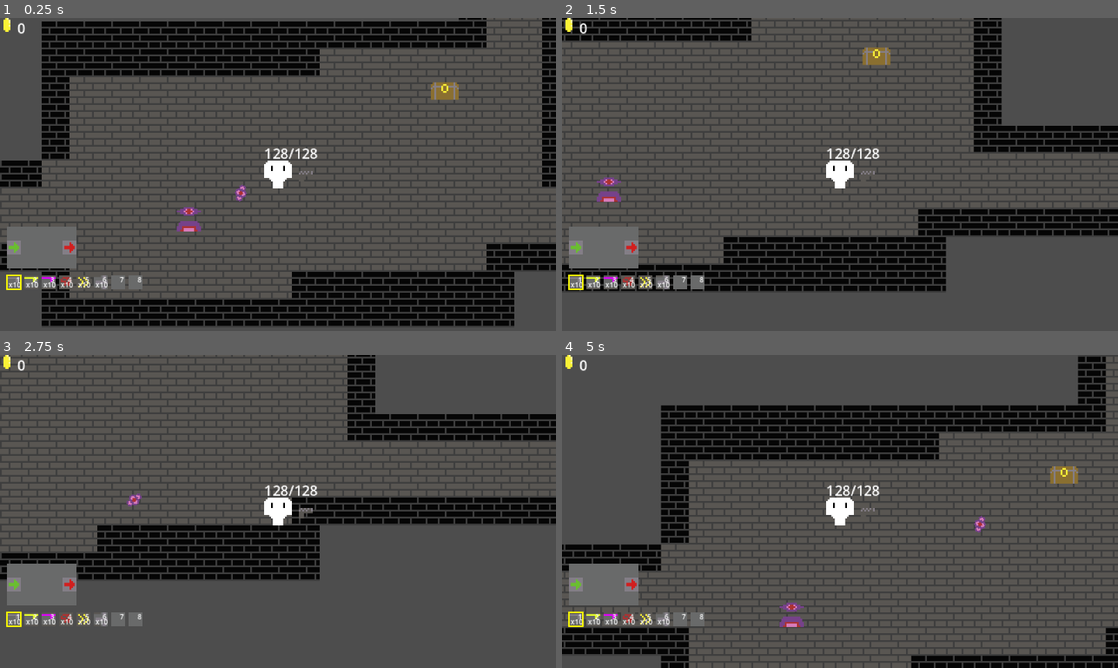
Above: before the commit, frames 1-4 (two rows, left to right).
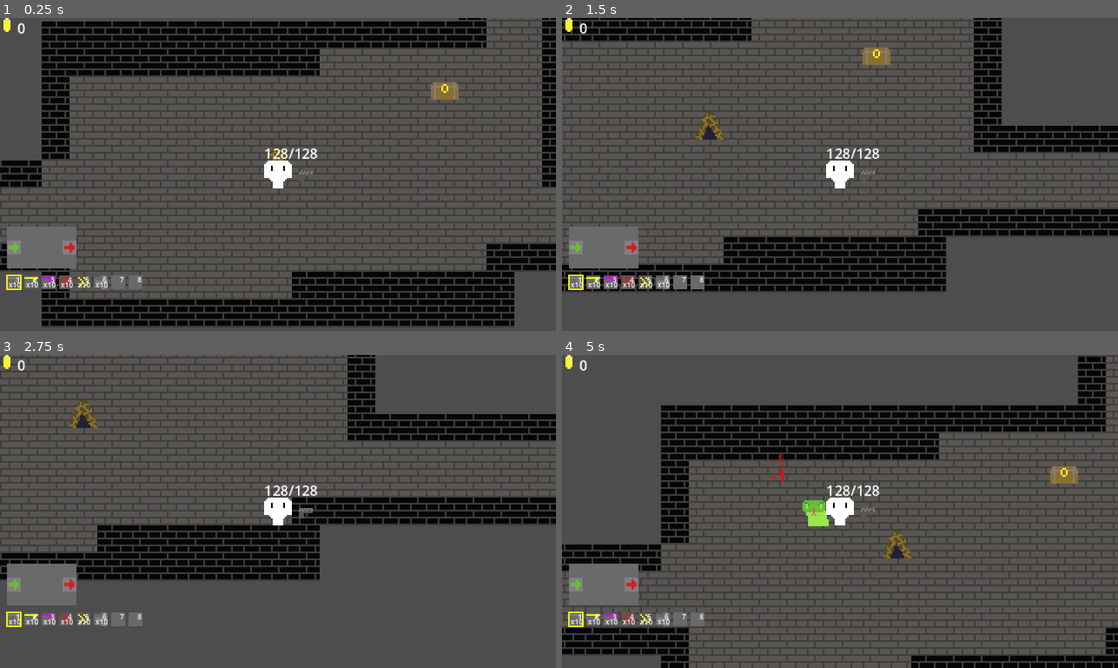
Above: after the commit, the same moments.

Repository: Kimbix/gun-factory-game
Game: Godot game, scene res://main.tscn
Two runs of this game, one before a commit and one after it. Both use one fixed random seed, a clock stepped at 60 frames per second and the inputs below.
Inputs (mouse positions are in pixels of both pictures, inside the frame that each line leads up to):
- Up to frame 1 (0.25 s): no input
- Up to frame 2 (1.5 s): tap Enter at 0.5 s; move the mouse to (962, 158) at 0.52 s; press the mouse at (962, 158) at 0.53 s; hold D (move_right) 0.53-1.28 s; move the mouse to (728, 190) at 1.27 s; release the mouse at (728, 190) at 1.28 s; hold S (move_down) from 1.28 s (still down); tap E (interact) at 1.35 s
- Up to frame 3 (2.75 s): move the mouse to (333, 442) at 2.02 s; release S (move_down) at 2.03 s; hold D (move_right) from 2.03 s (still down); tap 1 at 2.1 s
- Up to frame 4 (5 s): move the mouse to (812, 574) at 2.77 s; release D (move_right) at 2.78 s; hold W (move_up) 2.78-3.53 s; tap 2 at 2.85 s; move the mouse to (1006, 558) at 3.52 s; hold A (move_left) from 3.53 s (still down); tap 3 at 3.6 s; move the mouse to (673, 464) at 4.27 s; tap 4 at 4.35 s

The runs differ from the first frame. In frame 1, 0.4% of the frame differs, in the area x 31-52%, y 41-69%; in frame 2, 0.5%; in frame 3, 0.4%; in frame 4, 1.0%, in the area x 37-77%, y 31-87%.

Commit message:
add MagicEnemy – applies 75% factory speed debuff while in range; non-stacking via Gun.slow_count

Diff:
--- a/assets/rooms/room_1.tscn
+++ b/assets/rooms/room_1.tscn
@@ -4,7 +4,7 @@
 [ext_resource type="TileSet" uid="uid://bakby8fee5i1o" path="res://assets/terrain/terrain_tileset.tres" id="2_is5ow"]
 [ext_resource type="PackedScene" uid="uid://c1kky74w3bq7x" path="res://chest.tscn" id="3_pxa42"]
 [ext_resource type="Resource" uid="uid://dmk4wvxx8aurd" path="res://assets/loot/chest_loot.tres" id="4_33g14"]
-[ext_resource type="PackedScene" path="res://shoot_enemy.tscn" id="5_33g14"]
+[ext_resource type="PackedScene" path="res://snake_spawner.tscn" id="5_33g14"]
 
 [node name="Room" type="Node2D" unique_id=650232048]
 script = ExtResource("1_4ikea")
@@ -27,5 +27,5 @@
 position = Vector2(40, 40)
 loot_table = ExtResource("4_33g14")
 
-[node name="ShootEnemy" parent="." unique_id=1485300768 instance=ExtResource("5_33g14")]
-position = Vector2(184, 112)
+[node name="SnakeSpawner" parent="." unique_id=1707322472 instance=ExtResource("5_33g14")]
+position = Vector2(136, 80)
--- /dev/null
+++ b/magic_enemy.tscn
@@ -0,0 +1,18 @@
+[gd_scene format=3]
+
+[ext_resource type="Texture2D" path="res://assets/entities/spr_magicEnemy.png" id="1"]
+[ext_resource type="Script" path="res://scripts/enemies/magic_enemy.gd" id="2"]
+
+[sub_resource type="RectangleShape2D" id="RectShape"]
+size = Vector2(16, 16)
+
+[node name="MagicEnemy" type="CharacterBody2D"]
+collision_layer = 2
+collision_mask = 1
+script = ExtResource("2")
+
+[node name="Sprite2D" type="Sprite2D" parent="."]
+texture = ExtResource("1")
+
+[node name="CollisionShape2D" type="CollisionShape2D" parent="."]
+shape = SubResource("RectShape")
--- /dev/null
+++ b/scripts/enemies/magic_enemy.gd
@@ -0,0 +1,92 @@
+class_name MagicEnemy
+extends CharacterBody2D
+
+@export var health: float = 3.0
+@export var speed: float = 40.0
+@export var slow_radius: float = 250.0
+@export var coin_drop_min: int = 2
+@export var coin_drop_max: int = 4
+
+var _player: Node2D
+var _gun: Node2D
+var _hit_flash_timer: float = 0.0
+var _debuff_applied: bool = false
+
+const COIN_PICKUP := preload("res://coin_pickup.tscn")
+
+
+func _ready() -> void:
+	for child in get_tree().root.get_children():
+		_find_player(child)
+
+
+func _find_player(node: Node) -> bool:
+	if node is Player:
+		_player = node
+		_gun = node.get_node_or_null("Gun")
+		return true
+	for child in node.get_children():
+		if _find_player(child):
+			return true
+	return false
+
+
+func _physics_process(delta: float) -> void:
+	if _hit_flash_timer > 0.0:
+		_hit_flash_timer -= delta
+		modulate = Color.WHITE.lerp(Color.RED, _hit_flash_timer / 0.15)
+	elif modulate != Color.WHITE:
+		modulate = Color.WHITE
+
+	if _player == null:
+		return
+
+	var dir := (_player.global_position - global_position)
+	var dist := dir.length()
+
+	if dist > slow_radius * 0.7:
+		velocity = dir.normalized() * speed
+	else:
+		var strafe := Vector2(dir.y, -dir.x).normalized()
+		var side := 1 if int(floori(dist * 0.1)) % 2 == 0 else -1
+		velocity = strafe * speed * side + dir.normalized() * speed * 0.3
+
+	move_and_slide()
+
+	if not _debuff_applied and dist <= slow_radius and _gun != null and _gun.has_method(&"apply_slow"):
+		_gun.apply_slow()
+		_debuff_applied = true
+	elif _debuff_applied and dist > slow_radius and _gun != null and _gun.has_method(&"remove_slow"):
+		_gun.remove_slow()
+		_debuff_applied = false
+
+
+func _exit_tree() -> void:
+	if _debuff_applied and _gun != null and _gun.has_method(&"remove_slow"):
+		_gun.remove_slow()
+
+
+func hit(stats: Dictionary) -> void:
+	var damage: float = stats.get("damage", 1.0) + stats.get("damage_bonus", 0.0)
+	health -= damage
+	_hit_flash_timer = 0.15
+	if health <= 0.0:
+		_die()
+
+
+func _die() -> void:
+	if _debuff_applied and _gun != null and _gun.has_method(&"remove_slow"):
+		_gun.remove_slow()
+		_debuff_applied = false
+	call_deferred(&"_spawn_coins_and_free")
+
+
+func _spawn_coins_and_free() -> void:
+	var parent := get_parent()
+	if parent == null:
+		return
+	for i in randi_range(coin_drop_min, coin_drop_max):
+		var coin := COIN_PICKUP.instantiate()
+		coin.position = position + Vector2(randi_range(-8, 8), randi_range(-8, 8))
+		parent.add_child(coin)
+	queue_free()
--- a/scripts/weapons/gun.gd
+++ b/scripts/weapons/gun.gd
@@ -59,6 +59,9 @@
 var _fire_queue: Array[Item] = []
 var _fire_timer: float = 0.0
 
+var speed_multiplier: float = 1.0
+var _slow_count: int = 0
+
 
 func _ready() -> void:
 	var sprite := Sprite2D.new()
@@ -91,14 +94,15 @@
 
 
 func _process(delta: float) -> void:
+	var effective_interval := tick_interval / speed_multiplier
 	_timer += delta
 	if tick_interval > 0.0:
-		while _timer >= tick_interval:
-			_timer -= tick_interval
+		while _timer >= effective_interval:
+			_timer -= effective_interval
 			_inject_from_input_chamber()
 			_drain_output_ports()
 			grid.tick()
-		overlay_viewer.update_interp(clampf(_timer / tick_interval, 0.0, 1.0))
+		overlay_viewer.update_interp(clampf(_timer / effective_interval, 0.0, 1.0))
 	if _reload_state == ReloadState.DELAY:
 		_reload_timer -= delta
 		if _reload_timer <= 0.0:
@@ -330,3 +334,16 @@
 		if comp.item != null:
 			remaining += 1
 	_ammo_label.text = "%d/%d" % [remaining, magazine_size]
+
+
+func apply_slow() -> void:
+	_slow_count += 1
+	if _slow_count == 1:
+		speed_multiplier = 0.75
+
+
+func remove_slow() -> void:
+	_slow_count -= 1
+	if _slow_count <= 0:
+		_slow_count = 0
+		speed_multiplier = 1.0
Binary file added: assets/entities/spr_magicEnemy.png
Not shown, added: assets/entities/spr_magicEnemy.png.import
Not shown, added: scripts/enemies/snake_spawner.gd.uid
